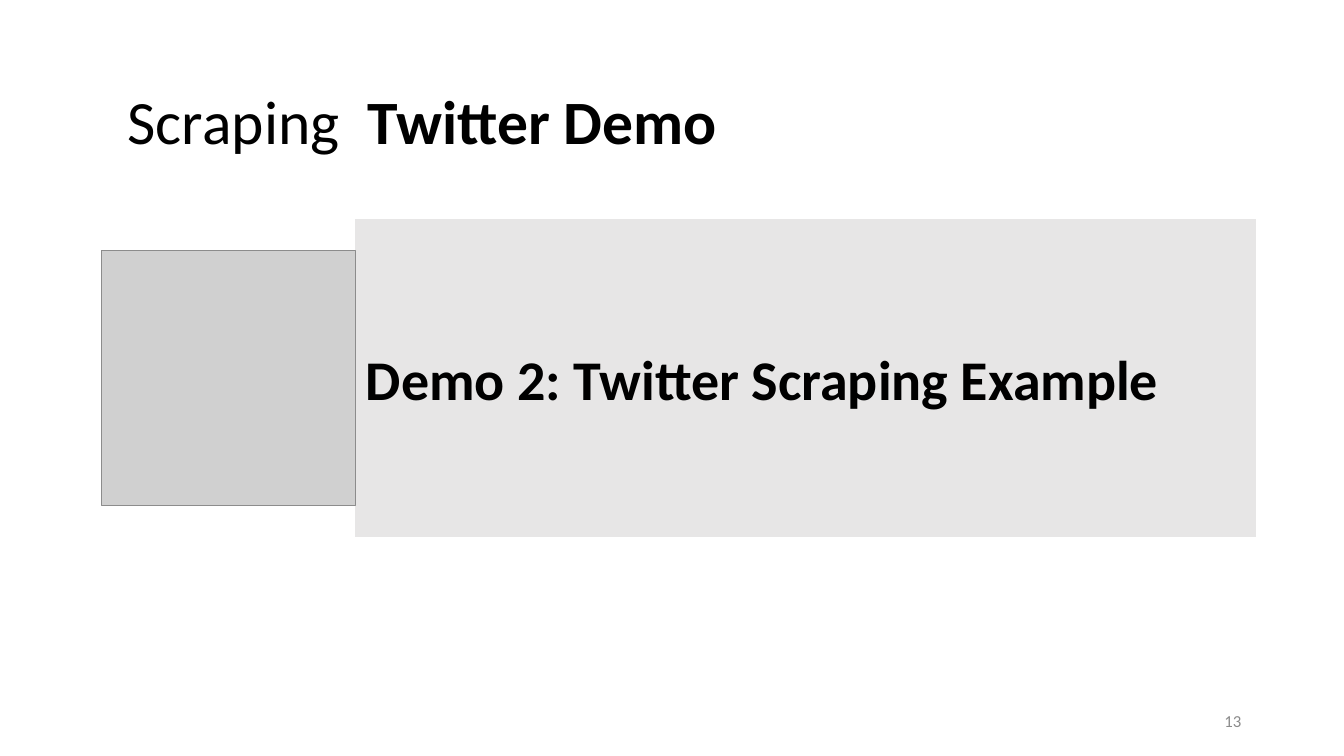
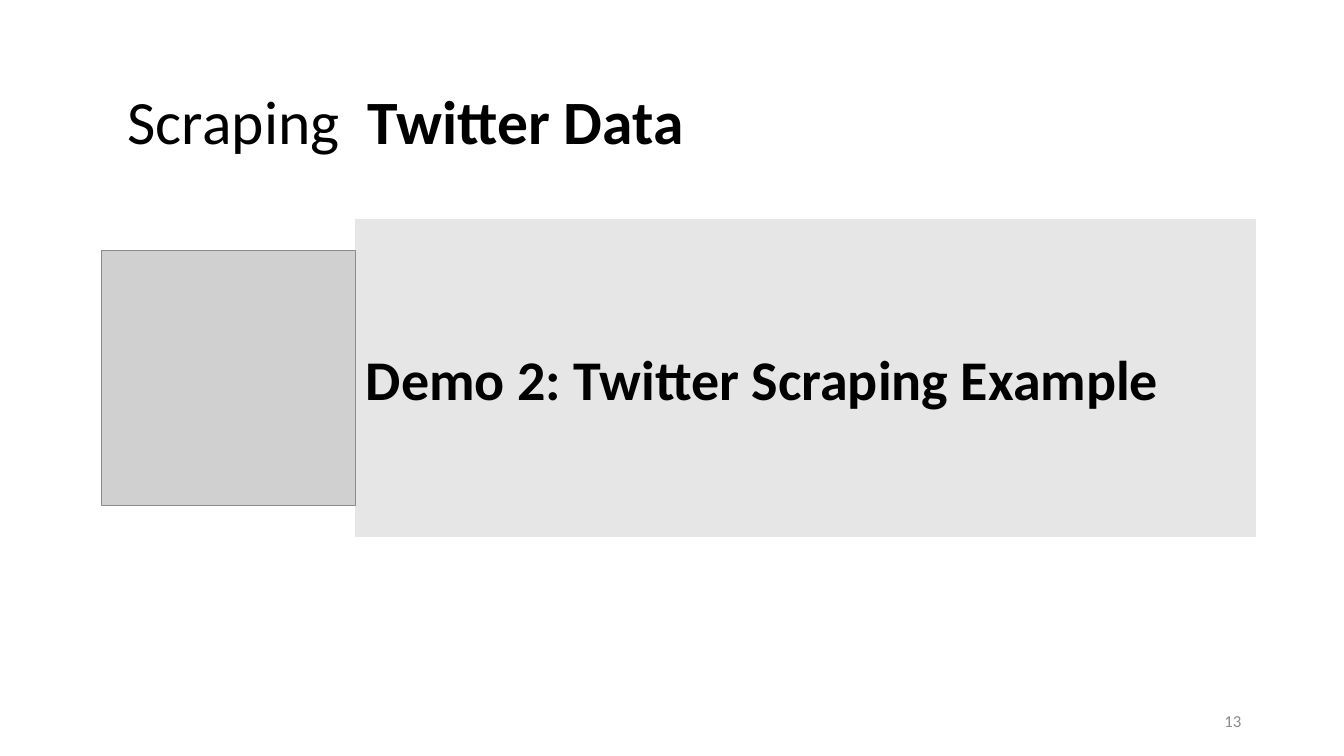
Before and after one commit to lisa-wm/consulting, a slide deck: slide 13 of 5_seminar/Contents_Part_02/slides/slides_II_1.pptx. Drawn at 1344x756 pixels with LibreOffice and Linux fonts; fonts in the diff are those of the drawing; grey boxes stand for pictures. Boxes give left, top, right and bottom in pixels: in the first picture for what was removed or moved away, otherwise in the second. Text is boxed around its words. In the diff, an @@ line names an element or a change of style, - is before the commit and + after.

```diff
--- a/5_seminar/Contents_Part_02/slides/slides_II_1.pptx
+++ b/5_seminar/Contents_Part_02/slides/slides_II_1.pptx
@@ title at (128, 100, 684, 155): text changed @@
-Scraping Twitter Demo
+Scraping Twitter Data
```
Also in this commit, not shown: 6 other slides changed, 5 other files.
